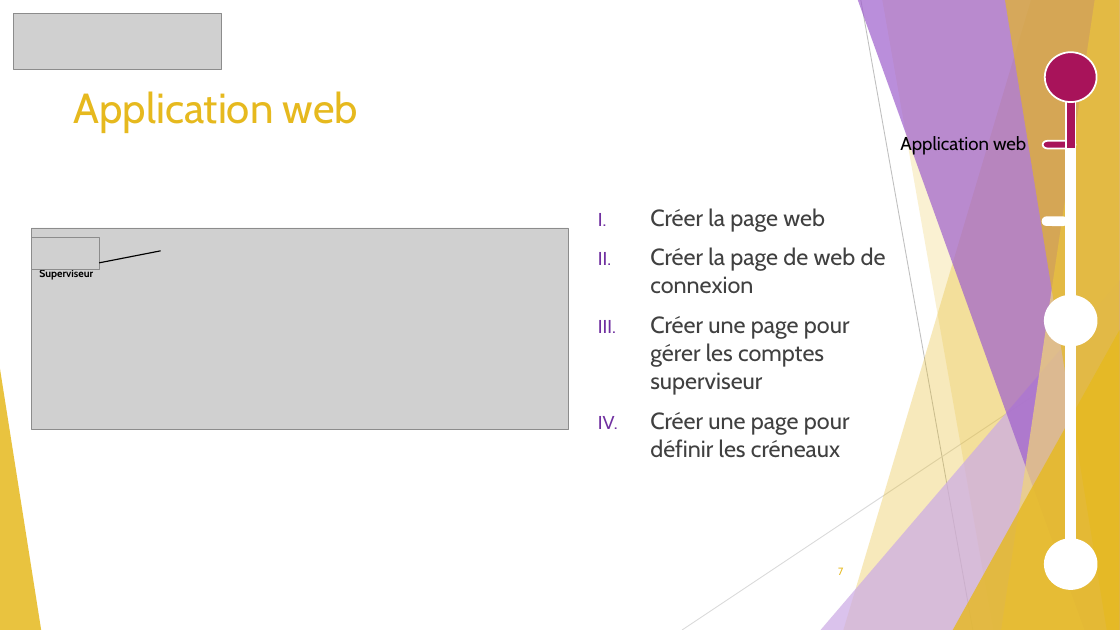
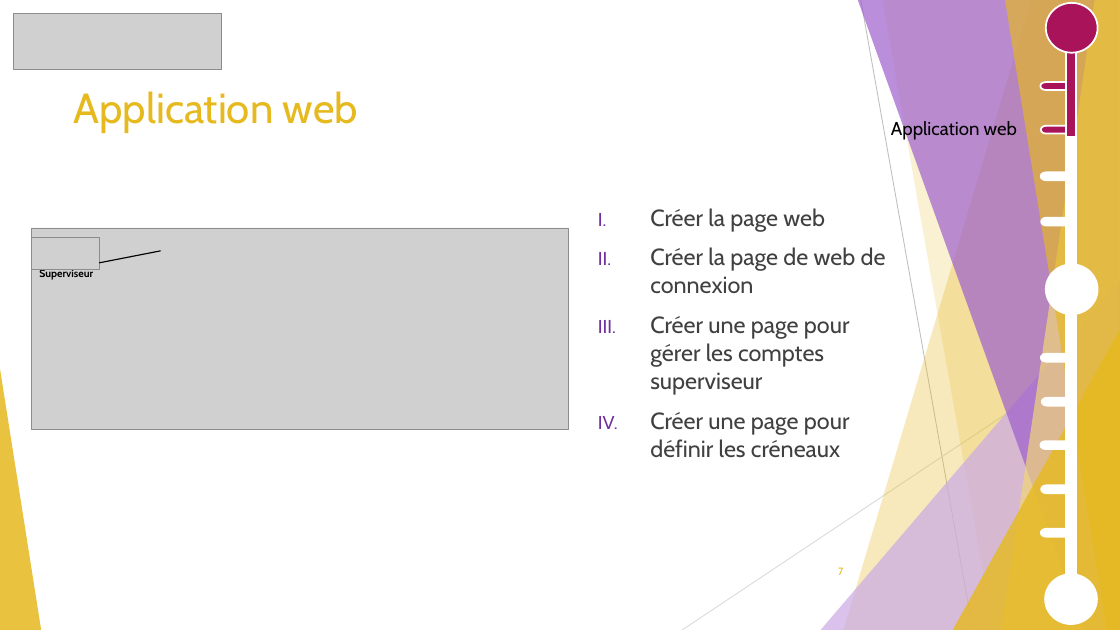
Before and after one commit to GuiguiMvn/Systeme-Escape-Game-Telethon, a slide deck: slide 7 of Cyril/Diapositives/Projet Théléton REVUE 2.pptx. Drawn at 1120x630 pixels with LibreOffice and Linux fonts; fonts in the diff are those of the drawing; grey boxes stand for pictures. Boxes give left, top, right and bottom in pixels: in the first picture for what was removed or moved away, otherwise in the second. Text is boxed around its words. In the diff, an @@ line names an element or a change of style, - is before the commit and + after.

```diff
--- a/Cyril/Diapositives/Projet Théléton REVUE 2.pptx
+++ b/Cyril/Diapositives/Projet Théléton REVUE 2.pptx
@@ ellipse: place and size @@
-ellipse at box(1045, 52, 1097, 102)
+ellipse at box(1046, 3, 1098, 52)
@@ rectangle: place and size @@
-rectangle at box(1066, 71, 1075, 586)
+rectangle at box(1066, 16, 1075, 590)
@@ rectangle: place and size @@
-rectangle at box(1066, 89, 1075, 149)
+rectangle at box(1066, 40, 1075, 137)
@@ pill shape added at box(1040, 82, 1073, 90), fill #A8135A, outline #FFFFFF 1.5 pt @@
@@ text "Application web": place and size @@
-text "Application web" at box(900, 135, 1026, 156)
+text "Application web" at box(891, 120, 1017, 141)
@@ rectangle added at box(1066, 92, 1075, 97), fill #A8135A, outline #FFFFFF 1.5 pt @@
@@ pill shape: place and size @@
-pill shape at box(1043, 141, 1075, 149)
+pill shape at box(1041, 126, 1074, 134)
@@ pill shape added at box(1041, 172, 1074, 180), fill #FFFFFF, outline #FFFFFF 1.5 pt @@
@@ pill shape: place and size @@
-pill shape at box(1043, 218, 1067, 225)
+pill shape at box(1041, 218, 1074, 225)
@@ ellipse: place and size @@
-ellipse at box(1045, 296, 1097, 345)
+ellipse at box(1046, 265, 1098, 314)
@@ pill shape added at box(1041, 354, 1074, 361), fill #FFFFFF, outline #FFFFFF 1.5 pt @@
@@ pill shape added at box(1042, 398, 1075, 406), fill #FFFFFF, outline #FFFFFF 1.5 pt @@
@@ pill shape added at box(1040, 441, 1073, 449), fill #FFFFFF, outline #FFFFFF 1.5 pt @@
@@ pill shape added at box(1041, 486, 1074, 493), fill #FFFFFF, outline #FFFFFF 1.5 pt @@
@@ pill shape added at box(1041, 529, 1074, 537), fill #FFFFFF, outline #FFFFFF 1.5 pt @@
@@ ellipse: place and size @@
-ellipse at box(1045, 539, 1097, 589)
+ellipse at box(1045, 575, 1097, 624)
```
Also in this commit, not shown: 19 other slides changed, 3 slides added, 1 slide removed, 1 other file.
